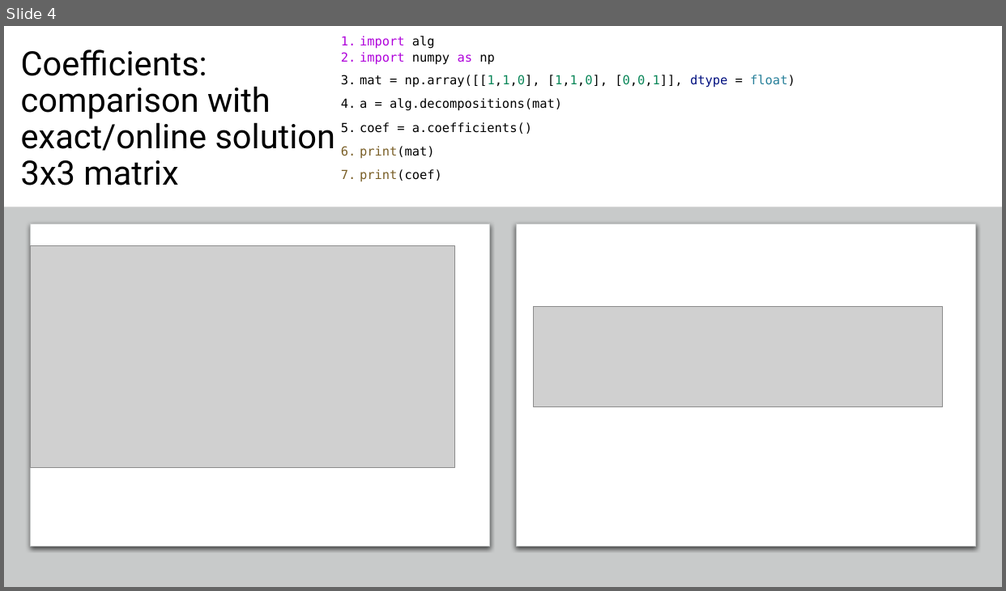
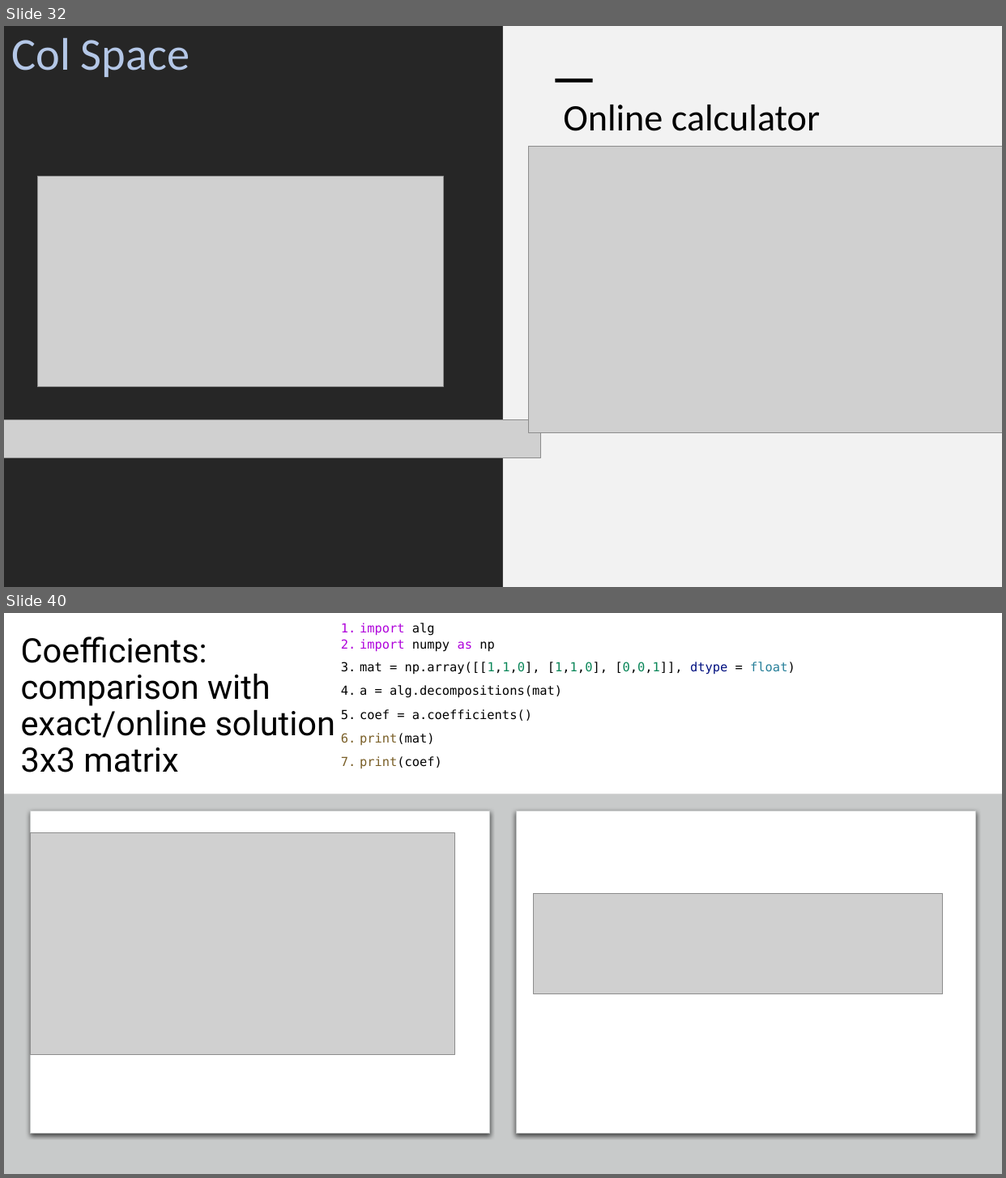
Before and after one commit to netalydana28/Python2, a slide deck: project3/algebra.pptx. Shown one above the other, each under a label of ours: slide 4 before the commit, slides 32 and 40 after it; the slides between them are not shown. The pictures are 1006x591 and 1006x1178 pixels, drawn with LibreOffice and Linux fonts; fonts in the diff are those of the drawing; grey boxes stand for pictures. Boxes give left, top, right and bottom in pixels: in the first picture for what was removed or moved away, otherwise in the second. Text is boxed around its words. In the diff, an @@ line names an element or a change of style, - is before the commit and + after.

```diff
--- a/project3/algebra.pptx
+++ b/project3/algebra.pptx
@@ slide 32 added at (4,26,1002,587), background #FFFFFF @@
@@ rectangle added at (4,26,503,587), fill #262626 @@
@@ title added at (11,38,189,77), 44 pt, text #B4C7E7 @@
+Col Space
@@ rectangle added at (503,26,1002,587), fill #F2F2F2 @@
@@ rectangle added at (556,79,593,82), fill #000000 @@
@@ text added at (563,105,820,131), 36 pt, text #000000 @@
+Online calculator
@@ picture added at (529,147,1002,433) @@
@@ picture added at (38,176,444,386) @@
@@ picture added at (4,420,541,458) @@
@@ what was slide 4 is now slide 40 @@
```
Also in this commit, not shown: 10 slides changed, 45 other slides added, 6 slides removed, 4 other files.
